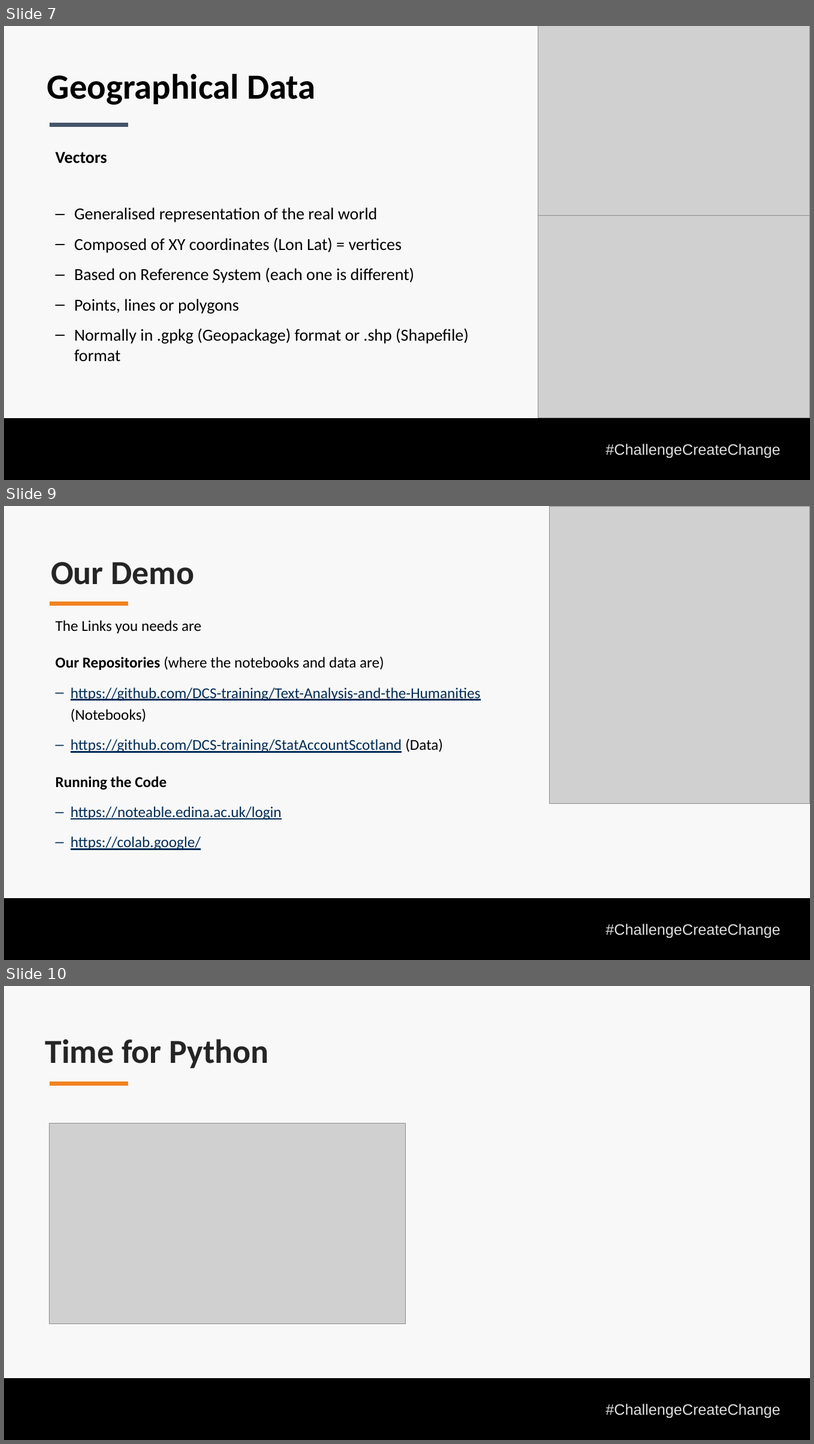
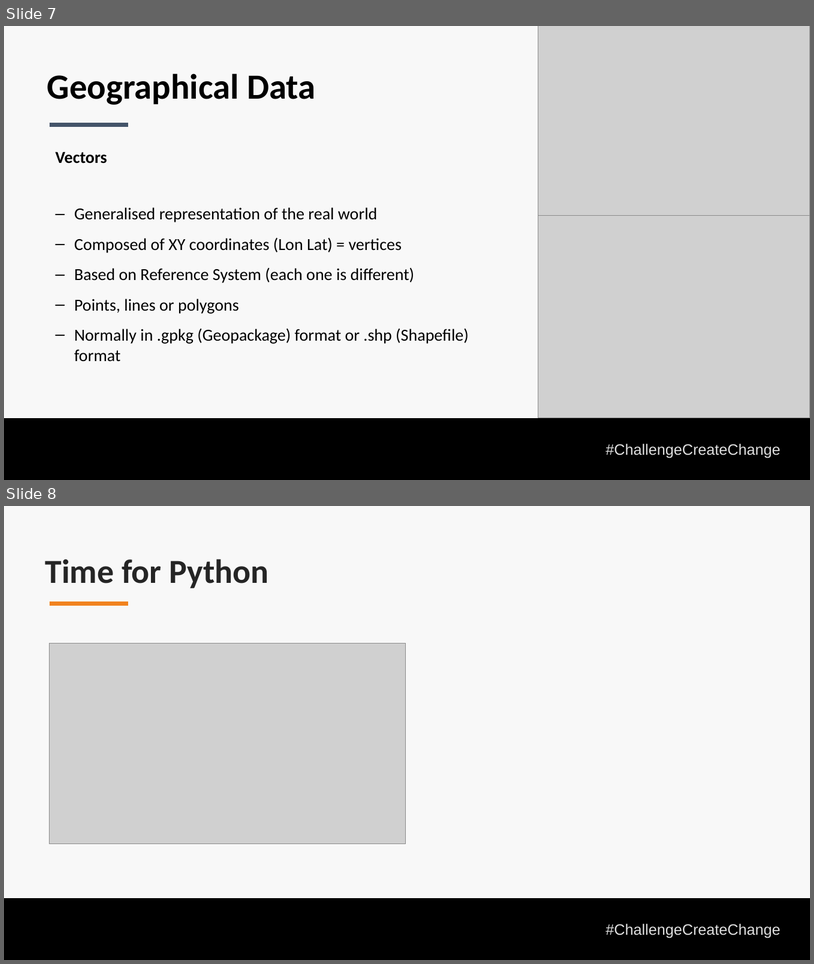
Before and after one commit to DCS-training/Text-Analysis-and-the-Humanities, a slide deck: Text Analysis and the HumanitiesClass2.pptx. Shown one above the other, each under a label of ours: slides 7, 9 and 10 before the commit, slides 7 and 8 after it; the slides between them are not shown. The pictures are 814x1444 and 814x964 pixels, drawn with LibreOffice and Linux fonts; fonts in the diff are those of the drawing; grey boxes stand for pictures; background and template pictures are left out. Boxes give left, top, right and bottom in pixels: in the first picture for what was removed or moved away, otherwise in the second. Text is boxed around its words. In the diff, an @@ line names an element or a change of style, - is before the commit and + after.

```diff
--- a/Text Analysis and the HumanitiesClass2.pptx
+++ b/Text Analysis and the HumanitiesClass2.pptx
@@ slide 9 removed at (4, 506, 810, 960), background #F8F8F8; not listed: 2 template elements that a slide beside it also shows @@
@@ picture removed at (549, 506, 810, 803) @@
@@ text removed at (51, 562, 194, 585) @@
-Our Demo
@@ line removed from (50, 604) to (128, 604) @@
@@ text removed at (56, 620, 481, 850) @@
-The Links you needs are
-Our Repositories (where the notebooks and data are)
-‒ https://github.com/DCS-training/Text-Analysis-and-the-Humanities (Notebooks)
-‒ https://github.com/DCS-training/StatAccountScotland (Data)
-Running the Code
-‒ https://noteable.edina.ac.uk/login
-‒ https://colab.google/
@@ what was slide 10 is now slide 8 @@
```
Also in this commit, not shown: 1 other slide removed, 3 other files.
